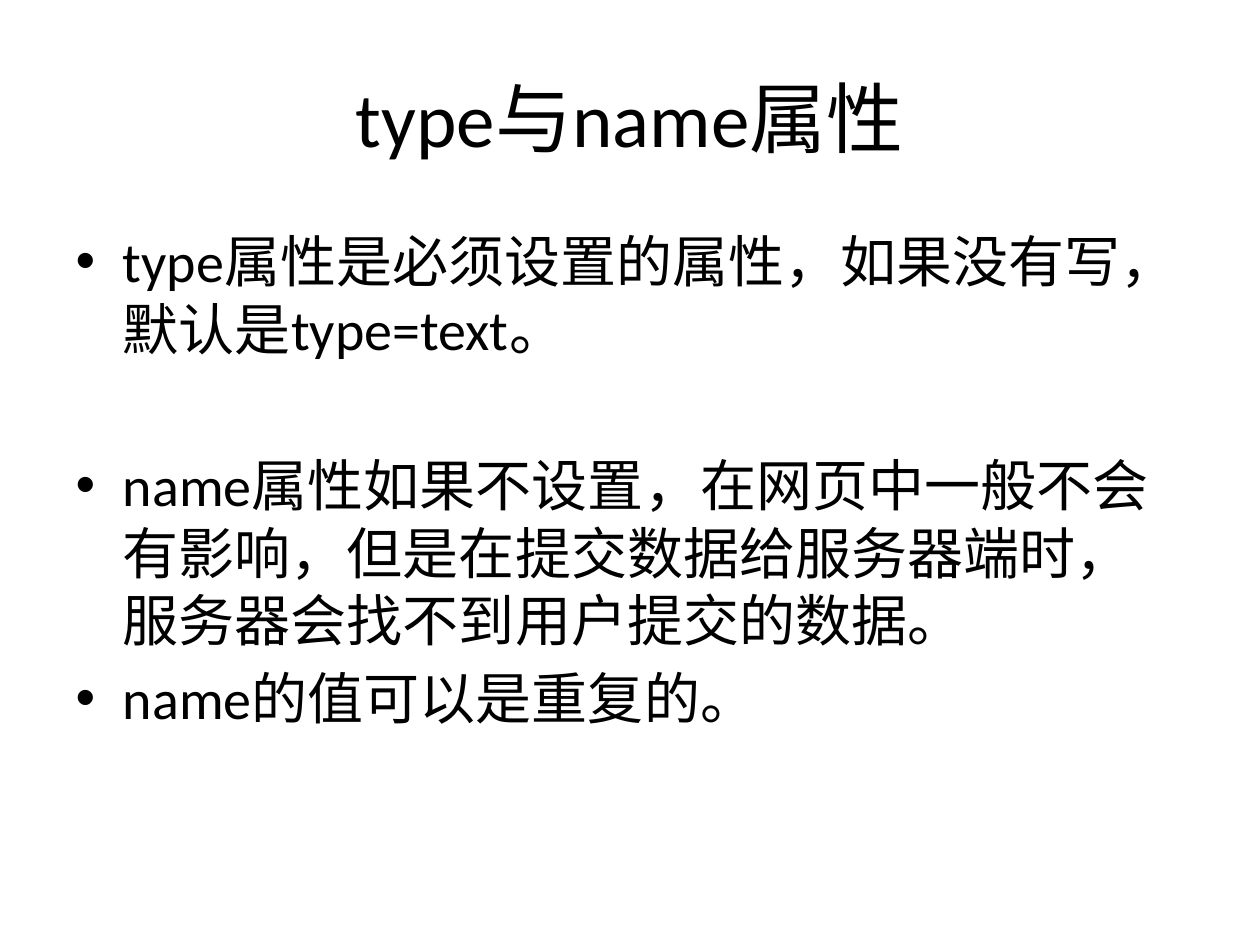
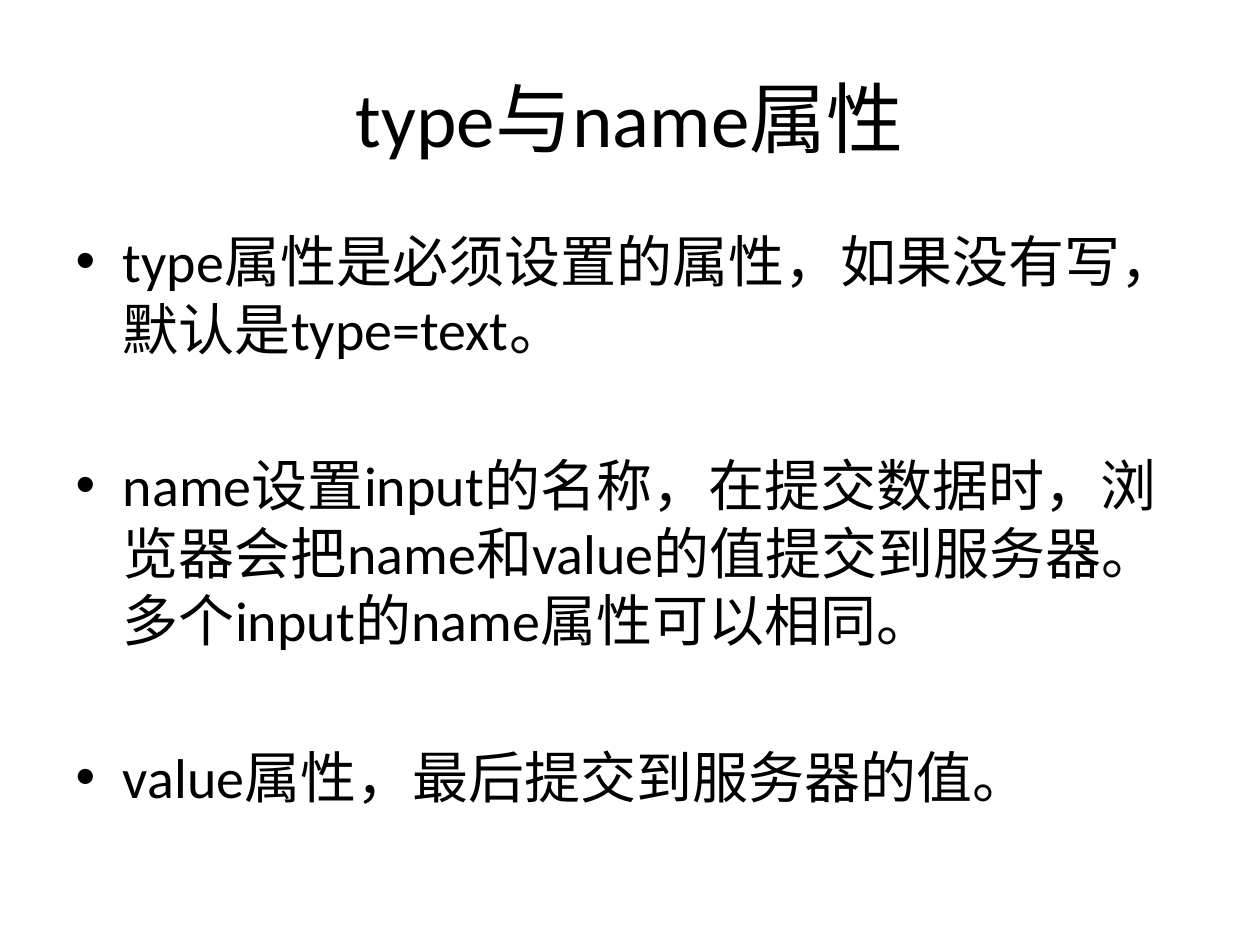
Before and after one commit to sans123wx/class, a slide deck: slide 5 of 网页设计与制作/课件/3/表单.pptx (slide 4 before the commit). Drawn at 1260x945 pixels with LibreOffice and Linux fonts; fonts in the diff are those of the drawing. Boxes give left, top, right and bottom in pixels: in the first picture for what was removed or moved away, otherwise in the second. Text is boxed around its words. In the diff, an @@ line names an element or a change of style, - is before the commit and + after.

```diff
--- a/网页设计与制作/课件/3/表单.pptx
+++ b/网页设计与制作/课件/3/表单.pptx
@@ text at bbox=[123, 460, 1158, 804]: text changed @@
-• name属性如果不设置，在网页中一般不会有影响，但是在提交数据给服务器端时，服务器会找不到用户提交的数据。
-• name的值可以是重复的。
+• name设置input的名称，在提交数据时，浏览器会把name和value的值提交到服务器。多个input的name属性可以相同。
+• value属性，最后提交到服务器的值。
```
Also in this commit, not shown: 2 other slides changed, 3 slides added, 4 other files.
